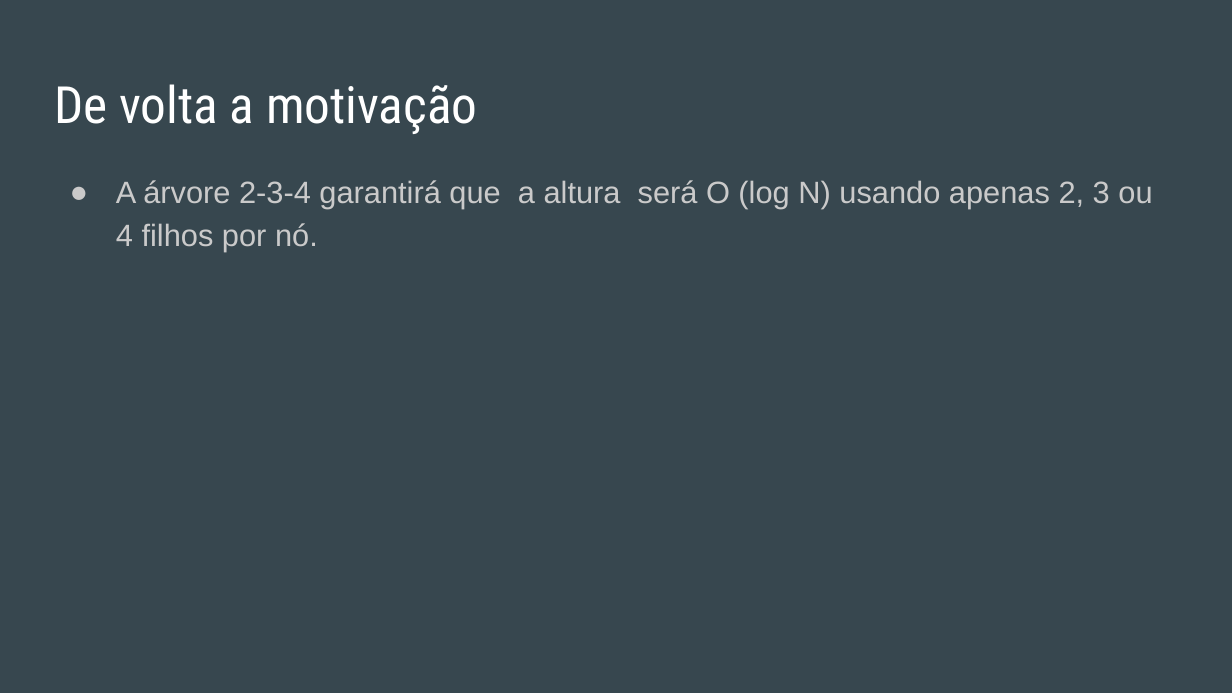
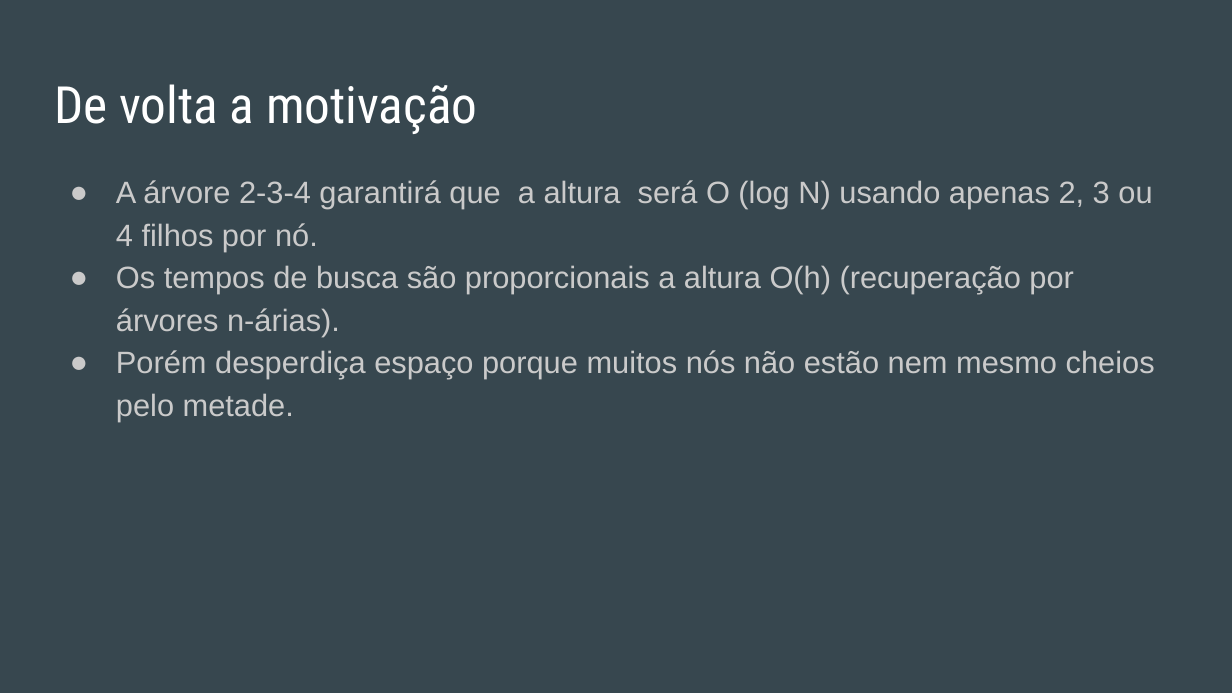
Before and after one commit to OsOperadores/ProjetoP2, a slide deck: slide 17 of Árvore 2-3-4/Árvore 2-3-4.pptx (slide 15 before the commit). Drawn at 1232x693 pixels with LibreOffice and Linux fonts; fonts in the diff are those of the drawing. Boxes give left, top, right and bottom in pixels: in the first picture for what was removed or moved away, otherwise in the second. Text is boxed around its words. In the diff, an @@ line names an element or a change of style, - is before the commit and + after.

```diff
--- a/Árvore 2-3-4/Árvore 2-3-4.pptx
+++ b/Árvore 2-3-4/Árvore 2-3-4.pptx
@@ text at bbox=[116, 265, 1155, 421]: paragraphs added @@
+● Os tempos de busca são proporcionais a altura O(h) (recuperação por árvores n-árias).
+● Porém desperdiça espaço porque muitos nós não estão nem mesmo cheios pelo metade.
```
Also in this commit, not shown: 10 other slides changed, 3 slides added, 1 slide removed.
